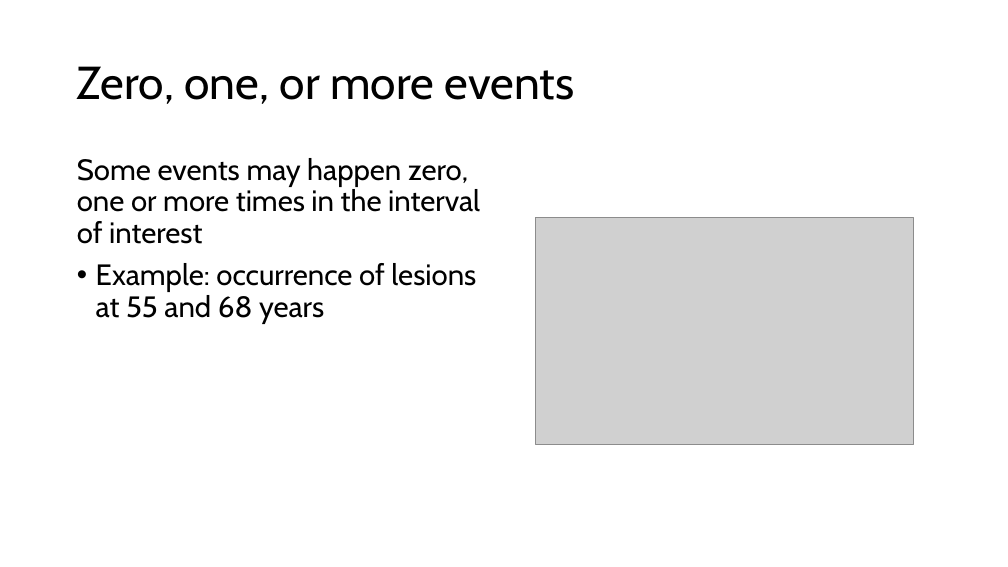
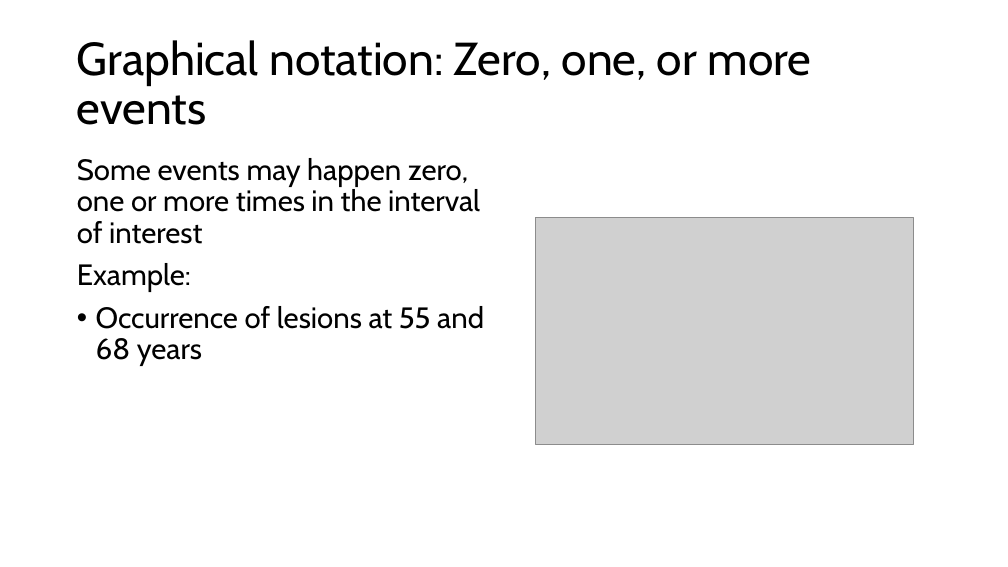
Before and after one commit to ttrikalin/des-R-course, a slide deck: slide 9 of materials/01_DES.pptx (slide 7 before the commit). Drawn at 1008x567 pixels with LibreOffice and Linux fonts; fonts in the diff are those of the drawing; grey boxes stand for pictures. Boxes give left, top, right and bottom in pixels: in the first picture for what was removed or moved away, otherwise in the second. Text is boxed around its words. In the diff, an @@ line names an element or a change of style, - is before the commit and + after.

```diff
--- a/materials/01_DES.pptx
+++ b/materials/01_DES.pptx
@@ title at [77,40,812,125]: text changed @@
-Zero, one, or more events
+Graphical notation: Zero, one, or more events
@@ text at [77,263,484,366]: text changed @@
-• Example: occurrence of lesions at 55 and 68 years
+Example:
+• Occurrence of lesions at 55 and 68 years
```
Also in this commit, not shown: 6 other slides changed, 11 slides added, 7 other files.
